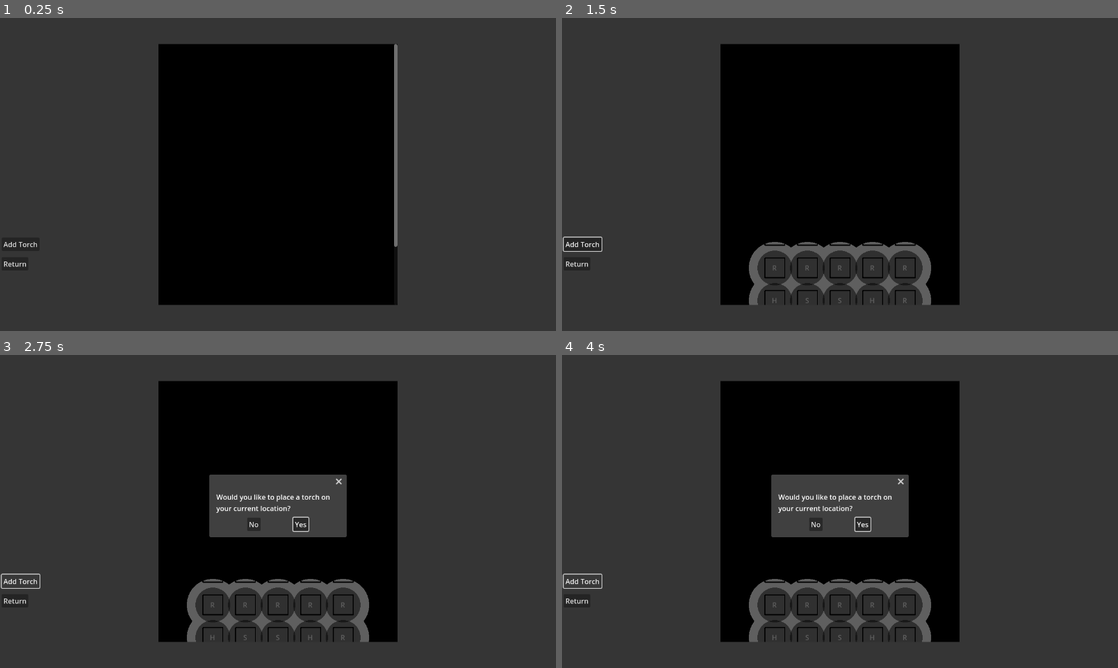
Above: before the commit, frames 1-4 (two rows, left to right).
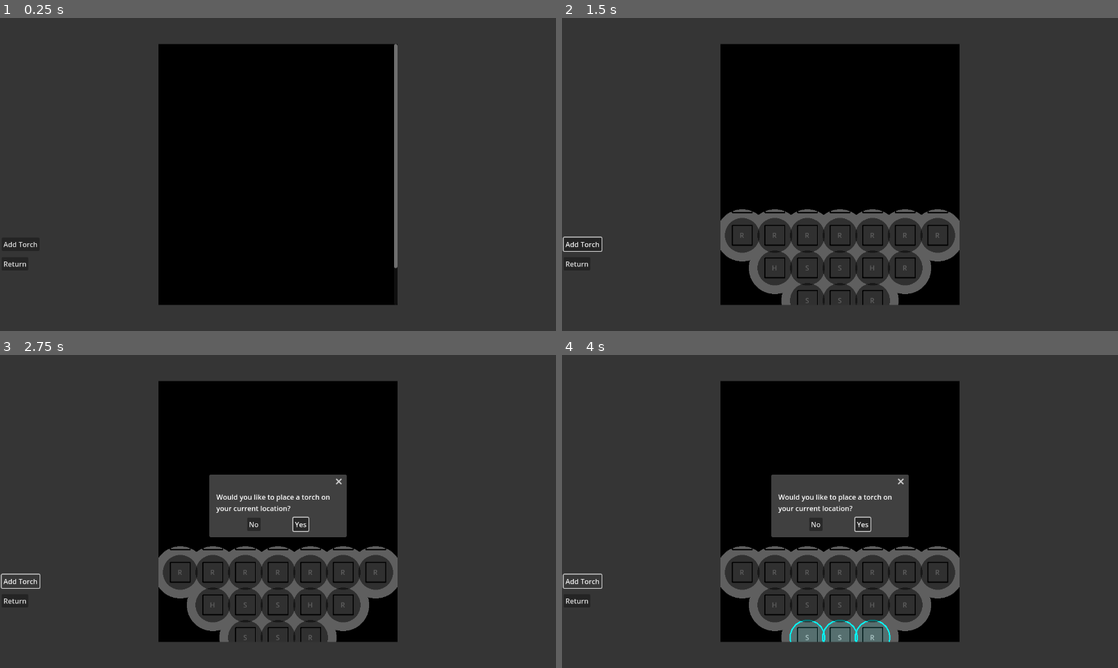
Above: after the commit, the same moments.

Repository: Saplings-Projects/1M_sub
Game: Godot game, scene res://#Scenes/MapUI.tscn
Two runs of this game, one before a commit and one after it. Both use one fixed random seed, a clock stepped at 60 frames per second and the inputs below. This scene is started directly instead of the project's main scene.
Inputs:
- Up to frame 1 (0.25 s): no input
- Up to frame 2 (1.5 s): click "Add Torch" at 0.5 s; click "Yes" at 1.25 s
- Up to frame 3 (2.75 s): click "Add Torch" at 2 s
- Up to frame 4 (4 s): click "Yes" at 2.75 s; click "Add Torch" at 3.5 s

The runs differ from the first frame. In frame 1, less than 0.1% of the frame differs, in the area x 70-72%, y 72-80%; in frame 2, 6.0%; in frame 3, 6.0%; in frame 4, 7.1%, in the area x 28-72%, y 61-92%.

Commit message:
Issue-9: Add more comments for clarity, split the darkness overlay, simply getting the point on a circle, update RoomBase to instantiate light level, add setter to RoomUI for light level

Diff:
--- a/#Scenes/MapUI.tscn
+++ b/#Scenes/MapUI.tscn
@@ -16,7 +16,7 @@
 room_container = NodePath("SmoothScrollContainer/RoomContainer")
 room_addition_node = NodePath("SmoothScrollContainer/RoomContainer/RoomAdditionNode")
 torch_confirmation_dialog = NodePath("TorchPlacementConfirmationDialog")
-test_player_position = Vector2(0, 3)
+test_player_position = Vector2i(0, 3)
 
 [node name="ColorRect" type="ColorRect" parent="."]
 layout_mode = 1
--- a/Map/LightOverlay.gd
+++ b/Map/LightOverlay.gd
@@ -1,14 +1,12 @@
 extends Node2D
 class_name LightOverlay
 
-var color_array: PackedColorArray
-
 var room_container: ColorRect
 var room_ui_array: Array[Array]
+
+# Save an offset when the rooms generated are too small and we have to set a minimum width/height to position the lit rooms properly
 var offset_position_y: float
 var offset_position_x: float
-
-var room_polygons_to_draw: Array[Rect2]
 
 func _init(_room_container: ColorRect, _room_ui_array: Array[Array], _offset_position_x: float, _offset_position_y: float):
 	room_container = _room_container
@@ -17,89 +15,99 @@
 	offset_position_y = _offset_position_y
 
 func _draw():
-	var floor_rect_packed_array_top_half: PackedVector2Array
-	var floor_rect_packed_array_bottom_half: PackedVector2Array
+	var map_upper_half: PackedVector2Array
+	var map_bottom_half: PackedVector2Array
 	var room_circles: Array[PackedVector2Array]
 	var lit_rooms_to_draw: Array[RoomUI]
 	var first_room_rect: Rect2
 
+	# Iterating through the room array, if there is a lit room create a circular polygon PackedVector2 array
 	for floor_index: int in range(room_ui_array.size()):
 		var floor_array: Array = room_ui_array[floor_index]
 		var _first_room_in_array: bool = false
 
-		for room_index: int in range(floor_array.size()):
-			var room: RoomUI = floor_array[room_index]
+		for room: RoomUI in floor_array:
 			if room != null:
-				var new_room_texture_rect: TextureRect = Helpers.get_first_child_node_of_type(room, TextureRect)
-				var room_size = new_room_texture_rect.get_size()
 				if (room.get_light_level() != Enums.LightLevel.UNLIT):
 					room_circles.append(_calculate_points_for_circle(room))
 					lit_rooms_to_draw.append(room)
+				# Save the first room in the map, to help with the calculations of the darkness overlay
 				if floor_index == 0:
 					first_room_rect = room.get_room_rect()
 
 	# Geometry2D.clip_polygons will only work if there are overlapping polygons, then we can get the inverse.
 	# In the case where a room's radius fully encompasses then  we will get a fully black screen.
-	# To remedy that, we break the darkness into two halves: first half is a rectangle from the top of the room container
-	# First half is a rectangle from the top of the room container to the position of the very first room node created.
-	# Second half is a rectangle that starts from the position of very first room node to the bottom of the room container
-	floor_rect_packed_array_top_half.append(Vector2(0, 0))
-	floor_rect_packed_array_top_half.append(Vector2(0, first_room_rect.position.y - offset_position_y))
-	floor_rect_packed_array_top_half.append(Vector2(room_container.get_size().x, first_room_rect.position.y - offset_position_y))
-	floor_rect_packed_array_top_half.append(Vector2(room_container.get_size().x, 0))
+	# To remedy that, we break the darkness into two halves: first half is a rectangle from the top of the map container
+	# First half is a rectangle from the top of the map container to the position of the very first room node created.
+	# Second half is a rectangle that starts from the position of very first room node to the bottom of the map container
+	map_upper_half.append(Vector2(0, 0))
+	map_upper_half.append(Vector2(0, first_room_rect.position.y - offset_position_y))
+	map_upper_half.append(Vector2(room_container.get_size().x, first_room_rect.position.y - offset_position_y))
+	map_upper_half.append(Vector2(room_container.get_size().x, 0))
 
-	floor_rect_packed_array_bottom_half.append(Vector2(0, first_room_rect.position.y - offset_position_y))
-	floor_rect_packed_array_bottom_half.append(Vector2(0, room_container.get_size().y))
-	floor_rect_packed_array_bottom_half.append(Vector2(room_container.get_size().x, room_container.get_size().y))
-	floor_rect_packed_array_bottom_half.append(Vector2(room_container.get_size().x, first_room_rect.position.y - offset_position_y))
+	map_bottom_half.append(Vector2(0, first_room_rect.position.y - offset_position_y))
+	map_bottom_half.append(Vector2(0, room_container.get_size().y))
+	map_bottom_half.append(Vector2(room_container.get_size().x, room_container.get_size().y))
+	map_bottom_half.append(Vector2(room_container.get_size().x, first_room_rect.position.y - offset_position_y))
 
-	# If we got room circles to draw, then draw em. This will not draw anything if we don't have a torch or a player position put down anywhere.
+	# If we got room circles to draw, then draw em.
+	# This will not draw anything if we don't have a torch or a player position put down anywhere.
 	if room_circles.size() > 0:
-		# Create the polygon of all of the lit room circles.
+		# Create the outer polygon of all of the lit room circles.
+		# Get the first element of the lit room circles,
+		# then iterate through the array, getting the next room circle and merging the polygons togetgher to get one polygon,
+		# while assigning it to the current_polygon.
 		var current_lit_room_polygon: PackedVector2Array = room_circles[0]
-		for room_circle_index in range(room_circles.size()):
+		for room_circle_index: int in range(room_circles.size()):
 			if (room_circle_index + 1 <= room_circles.size() - 1):
 				var merged_result = Geometry2D.merge_polygons(current_lit_room_polygon, room_circles[room_circle_index + 1])
 				current_lit_room_polygon = merged_result[0]
+		draw_polygon(current_lit_room_polygon, [Color(0, 0, 0, 0.25)])
 
-		draw_polygon(current_lit_room_polygon, [Color(0, 0, 0, 0.25)])
-		var outer_polygons_top_half = Geometry2D.clip_polygons(floor_rect_packed_array_top_half, current_lit_room_polygon)
-		for outer in outer_polygons_top_half:
+		# From the finished merged polygon blob from the lit room circles we created above,
+		# Get the polygon inverse of the black overlay with the merged polygon blob we created above then draw them out.
+		var outer_polygons_upper_half = Geometry2D.clip_polygons(map_upper_half, current_lit_room_polygon)
+		for outer: PackedVector2Array in outer_polygons_upper_half:
 			draw_polygon(outer, [Color(0, 0, 0, 1)])
-		var outer_polygons_bottom_half = Geometry2D.clip_polygons(floor_rect_packed_array_bottom_half, current_lit_room_polygon)
-		for outer in outer_polygons_bottom_half:
+		var outer_polygons_bottom_half = Geometry2D.clip_polygons(map_bottom_half, current_lit_room_polygon)
+		for outer: PackedVector2Array in outer_polygons_bottom_half:
 			draw_polygon(outer, [Color(0, 0, 0, 1)])
 
-	for room in lit_rooms_to_draw:
+	for room: RoomUI in lit_rooms_to_draw:
 		_draw_room_circle(room)
 
-var room_circle_radius = 40
+var room_circle_radius: int = 40
 func _draw_room_circle(room: RoomUI):
-	var center_point: Vector2 = Vector2(room.get_center_X() - offset_position_x, room.get_center_Y() - offset_position_y)
+	var center_point_with_offset: Vector2 = Vector2(room.get_center_X() - offset_position_x, room.get_center_Y() - offset_position_y)
 	if room.get_light_level() == Enums.LightLevel.DIMLY_LIT:
-		draw_circle(center_point, room_circle_radius, Color(0, 0, 0, 0.5))
+		draw_circle(center_point_with_offset, room_circle_radius, Color(0, 0, 0, 0.5))
 	elif room.get_light_level() == Enums.LightLevel.LIT:
-		draw_arc(center_point, room_circle_radius, 0, TAU, 20, Color(1, 1, 0, 1), 3)
-		draw_circle(center_point, room_circle_radius - 1, Color(1, 1, 0, 0.1))
+		draw_arc(center_point_with_offset, room_circle_radius, 0, TAU, 20, Color(1, 1, 0, 1), 3)
+		draw_circle(center_point_with_offset, room_circle_radius - 1, Color(1, 1, 0, 0.1))
+	elif room.get_light_level() == Enums.LightLevel.BRIGHTLY_LIT:
+		draw_arc(center_point_with_offset, room_circle_radius, 0, TAU, 20, Color(0, 1, 1, 1), 3)
+		draw_circle(center_point_with_offset, room_circle_radius - 1, Color(0, 1, 1, 0.1))
 
-var outer_circle_radius = 60
+var outer_circle_radius: int = 60
 # Function to get the points of a circle and return it as a PackedVector2Array
 # This is needed to create the overall polygon for showing the rooms
 func _calculate_points_for_circle(room: RoomUI) -> PackedVector2Array:
-	var tick_count = 60
-	var display_angle = 360
+	var tick_count: int = 60
+	var display_angle: int = 360
 	var circle_points: PackedVector2Array
-	for i in range(1, tick_count):
+	for tick: int in range(1, tick_count):
 		# Generate an angle based off of the tick we are currently on
-		var point_angle = -deg_to_rad(display_angle) + (TAU / tick_count) * i
+		# As we increase in tick amount, we will eventually be at the circumference of a circle
+		# However, since TAU is in radians, we need to convert the angle we define to be in radians first.
+		var point_angle = deg_to_rad(display_angle) + (TAU / tick_count) * tick
 
 		# Formula for getting a point on a circle:
 		# x = r * cos(angle)
 		# y = r * sin(angle)
-		var x = outer_circle_radius * cos(point_angle)
-		var y = outer_circle_radius * sin(point_angle)
+		var x: float = outer_circle_radius * cos(point_angle)
+		var y: float = outer_circle_radius * sin(point_angle)
 
 		# Get the point of the circle, based off of the center point of where the room is, and the offset we need to take into account.
-		var circle_point = Vector2(x + room.get_center_X() - offset_position_x, y + room.get_center_Y() - offset_position_y)
+		var circle_point: Vector2 = Vector2(x + room.get_center_X() - offset_position_x, y + room.get_center_Y() - offset_position_y)
 		circle_points.append(circle_point)
 	return circle_points
--- a/Map/MapManager.gd
+++ b/Map/MapManager.gd
@@ -2,7 +2,7 @@
 ## Class to manage backend for rooms (generation and such)
 
 var current_map: MapBase
-var map_width_array: Array[int] = [1, 3, 5, 5, 7, 7, 5, 5, 3, 1]
+var map_width_array: Array[int] = [1, 3, 5, 7, 7, 7, 5, 3, 1]
 var current_room: RoomBase
 
 #map_floors_width changes the width of the map's floors
@@ -24,7 +24,7 @@
 		for index_width: int in range(map_floors_width[index_height]):## loop through elements of the grid and assign a room type
 			var _rand_type_index: int = randi_range(0, GlobalVar.EVENTS_CLASSIFICATION.size() - 1)
 			var _room_event: EventBase = GlobalVar.EVENTS_CLASSIFICATION[_rand_type_index].new()
-			var _generated_room: RoomBase = RoomBase.new()
+			var _generated_room: RoomBase = RoomBase.new(Enums.LightLevel.UNLIT)
 			_generated_room.room_event = _room_event
 			_grid[index_height].append(_generated_room as RoomBase)
 		_grid[index_height].append_array(_padding)
--- a/Map/RoomBase.gd
+++ b/Map/RoomBase.gd
@@ -4,11 +4,17 @@
 ##
 ## Holds basic functionality for a room on the map
 
-@export var light_level: Enums.LightLevel = Enums.LightLevel.UNLIT
+@export var light_level: Enums.LightLevel:
+	set(value):
+		light_level = value
+		on_light_level_changed.emit(light_level)
 @export var has_torch: bool = false
 @export var room_event: EventBase
 
 signal on_light_level_changed
+
+func _init(_light_level: Enums.LightLevel):
+	light_level = _light_level
 
 func _to_string() -> String:
 	return "RoomBase"
@@ -23,7 +29,3 @@
 	else:
 		light_level = Enums.LightLevel.LIT
 	on_light_level_changed.emit()
-
-func set_light_level(new_light_level: Enums.LightLevel) -> void:
-	light_level = new_light_level
-	on_light_level_changed.emit()
--- a/Map/RoomUI.gd
+++ b/Map/RoomUI.gd
@@ -14,7 +14,7 @@
 
 func toggle_player_icon(enabled: bool) -> void:
 	player_icon.visible = enabled
-	room.set_light_level(Enums.LightLevel.DIMLY_LIT)
+	room.light_level = Enums.LightLevel.DIMLY_LIT
 
 func has_player() -> bool:
 	return player_icon.visible
--- a/UI/MapUI.gd
+++ b/UI/MapUI.gd
@@ -12,8 +12,8 @@
 @export var room_container: ColorRect
 @export var room_addition_node: Control
 @export var torch_confirmation_dialog: ConfirmationDialog
-@export var test_torch_indices: Array[Vector2]
-@export var test_player_position: Vector2
+@export var test_torch_indices: Array[Vector2i]
+@export var test_player_position: Vector2i
 
 var room_ui_array: Array[Array]
 var current_player_room: RoomUI
@@ -38,6 +38,7 @@
 	var current_player_floor_index = current_player_room.floor_index
 	var current_player_room_index = current_player_room.room_index
 
+	# TODO: Merge this in with the changes from Turtyo to figure out adjacent rooms and rooms in range
 	var room_light_range = 1
 	var max_light_index = current_player_floor_index + _LIGHT_FLOOR_RANGE + 1
 
@@ -55,14 +56,14 @@
 			var room_ui: RoomUI = room_ui_array[floor_light_index][room_light_index]
 			if room_ui != null:
 				if floor_light_index == current_player_floor_index + 1 and room_ui.room.light_level == Enums.LightLevel.DIMLY_LIT:
-					room_ui.room.set_light_level(Enums.LightLevel.BRIGHTLY_LIT)
+					room_ui.room.light_level = Enums.LightLevel.BRIGHTLY_LIT
 				else:
-					room_ui.room.set_light_level(Enums.LightLevel.DIMLY_LIT)
+					room_ui.room.light_level = Enums.LightLevel.DIMLY_LIT
 		room_light_range += 1
 	current_player_room.room.set_torch_active()
 	light_overlay.queue_redraw()
 
-# Test function
+# Test function, Move this to test file
 func _test_add_light_to_rooms(floor_index: int, room_index: int) -> void:
 	var room_light_range = 1
 	var max_light_index = floor_index + _LIGHT_FLOOR_RANGE + 1
@@ -78,8 +79,9 @@
 		for room_light_index: int in range(minimum_room_light_index, maximum_room_light_index):
 			var room_ui: RoomUI = room_ui_array[floor_light_index][room_light_index]
 			if (room_ui != null):
-				room_ui.room.set_light_level(Enums.LightLevel.DIMLY_LIT)
+				room_ui.room.light_level = Enums.LightLevel.DIMLY_LIT
 		room_light_range += 1
+	light_overlay.queue_redraw()
 
 
 func _ready():
@@ -160,18 +162,25 @@
 	# Get half the size of the room container and subtract it by half the size of the width of the combined rooms
 	# This is to account for in case the size of the rooms is smaller than the container we put it in
 	var new_room_position_x: float = room_container.get_custom_minimum_size().x / 2 - _get_combined_room_width(new_room_texture_rect) / 2
+
+	# Get the offset if we had to adjust the X position due to having to set a minimum width if the map is too small.
 	var offset_x = room_addition_node.position.x - new_room_position_x
+
 	# If the height of the combined rooms is less than the minimum room height
 	# then calculate the position for it to be centered in the middle of the map:
 	# We again want to place the rooms in the center of the container, but the y position of where the rooms are is relative to the container
 	# Hence we subtract half the size of the container from half the size of the height of the combined rooms to get the center point
 	# then subtract it from the position of the container
 	var new_room_position_y: float = room_container.position.y
+	# Get the offset if we had to adjust the Y position due to having to set a minimum height if the map is too small.
 	var offset_y: float = 0
 	if (_get_combined_room_height(new_room_texture_rect) < _MINIMUM_ROOM_HEIGHT):
 		new_room_position_y = room_container.position.y - room_container.get_custom_minimum_size().y / 2 + _get_combined_room_height(new_room_texture_rect) / 2
 		offset_y = room_addition_node.position.y - new_room_position_y
 	room_addition_node.set_position(Vector2(new_room_position_x, new_room_position_y))
+
+	light_overlay = LightOverlay.new(room_container, room_ui_array, offset_x, offset_y)
+	room_container.add_child(light_overlay)
 
 	if test_torch_indices.size() > 0:
 		for test_torch: Vector2 in test_torch_indices:
@@ -179,8 +188,6 @@
 			if room_ui != null:
 				room_ui.room.set_torch_active()
 				_test_add_light_to_rooms(test_torch.x, test_torch.y)
-	light_overlay = LightOverlay.new(room_container, room_ui_array, offset_x, offset_y)
-	room_container.add_child(light_overlay)
 
 # Get the width of room nodes, by getting the size of what a room is w/ some offset
 # multiplying that by the max number in the map_width_array to get the width of the largest floor then add offset
Binary file added: documentation_images/light_level_flow_chart.png
Not shown, added: documentation_images/light_level_flow_chart.png.import
